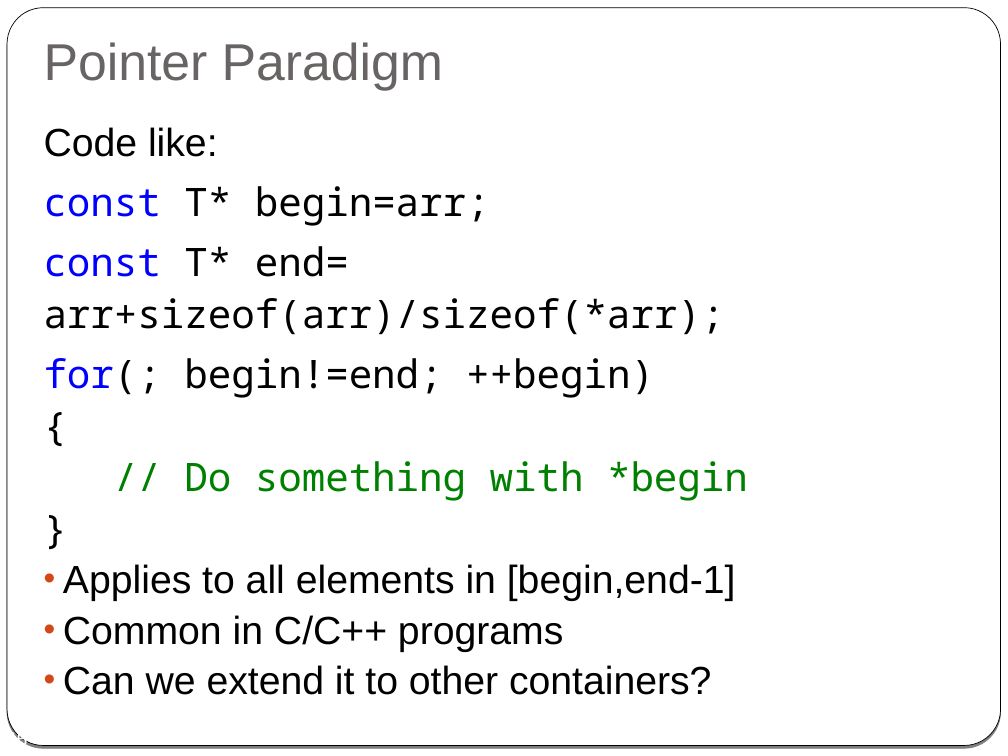
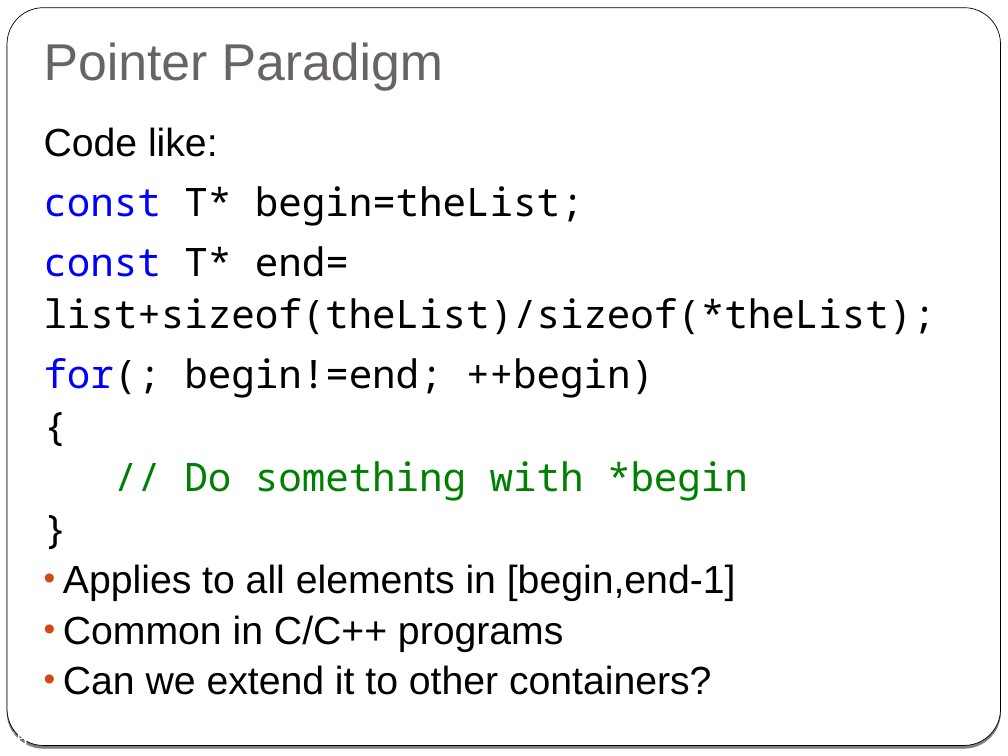
Before and after one commit to cpp-at-ariel/cpp-5778, a slide deck: slide 45 of week08-templates/slides.odp. Drawn at 1008x756 pixels with LibreOffice and Linux fonts; fonts in the diff are those of the drawing. Boxes give left, top, right and bottom in pixels: in the first picture for what was removed or moved away, otherwise in the second. Text is boxed around its words. In the diff, an @@ line names an element or a change of style, - is before the commit and + after.

```diff
--- a/week08-templates/slides.odp
+++ b/week08-templates/slides.odp
@@ text at box(44, 186, 936, 335): text changed @@
-const T* begin=arr;
-const T* end= arr+sizeof(arr)/sizeof(*arr);
+const T* begin=theList;
+const T* end= list+sizeof(theList)/sizeof(*theList);
```
Also in this commit, not shown: 5 other slides changed.
